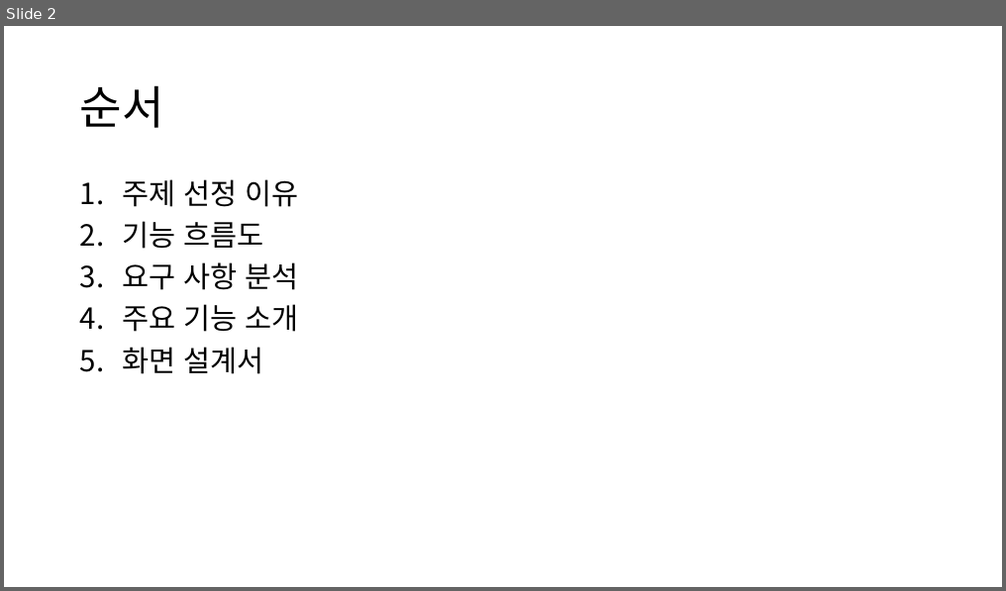
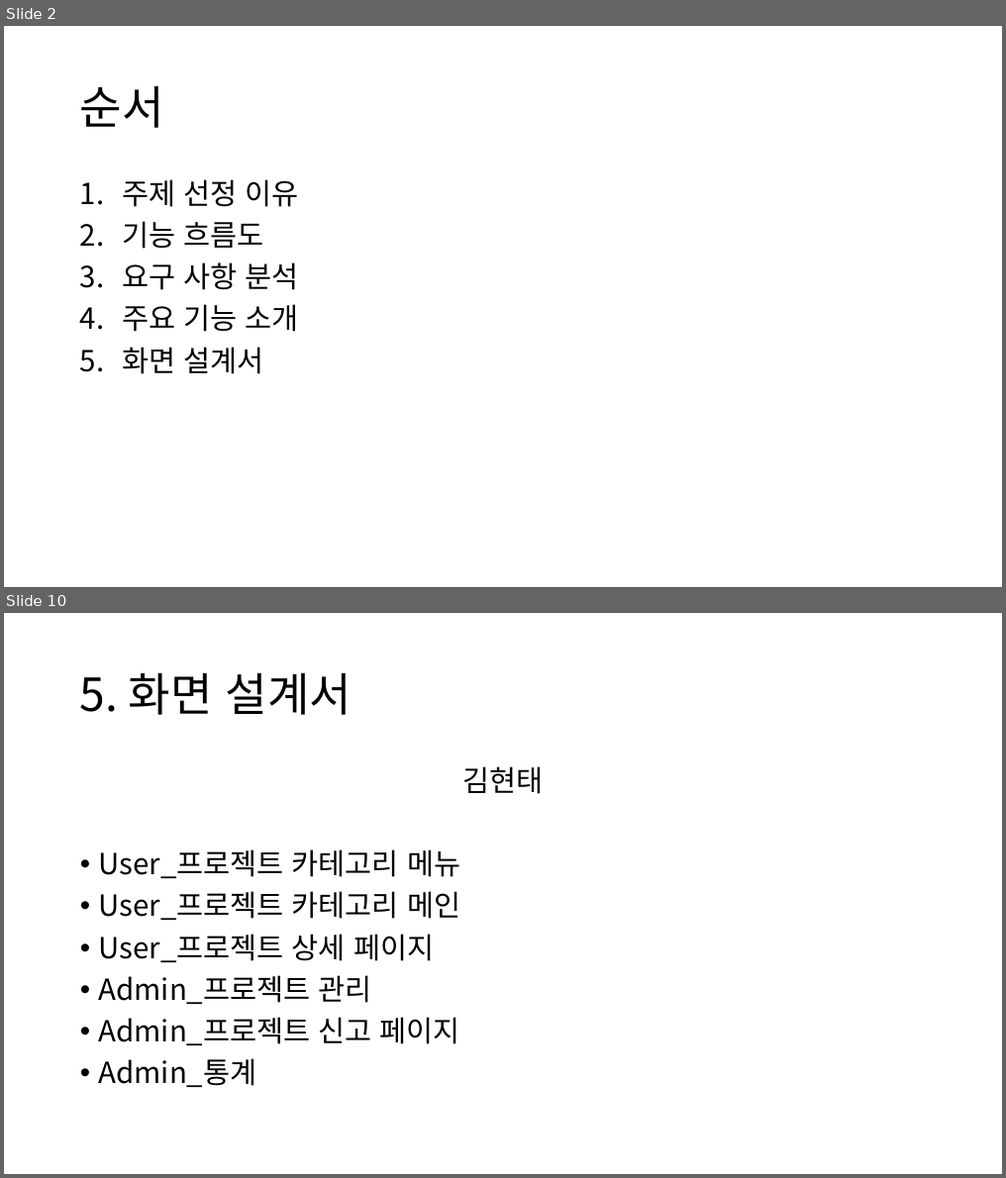
Before and after one commit to ezenteam2/EzenCrowdFunding, a slide deck: project03 - 발표1.pptx. Shown one above the other, each under a label of ours: slide 2 before the commit, slides 2 and 10 after it; the slides between them are not shown. The pictures are 1006x591 and 1006x1178 pixels, drawn with LibreOffice and Linux fonts; fonts in the diff are those of the drawing; background and template pictures are left out. Boxes give left, top, right and bottom in pixels: in the first picture for what was removed or moved away, otherwise in the second. Text is boxed around its words. In the diff, an @@ line names an element or a change of style, - is before the commit and + after.

```diff
--- a/project03 - 발표1.pptx
+++ b/project03 - 발표1.pptx
@@ slide 10 added at <box>4,613,1002,1174</box>, background picture (left out) @@
@@ title added at <box>80,672,351,715</box>, 44 pt, text #000000 @@
+5. 화면 설계서
@@ text added at <box>99,766,543,1087</box>, 28 pt, text #000000 @@
+김현태
+• User_프로젝트 카테고리 메뉴
+• User_프로젝트 카테고리 메인
+• User_프로젝트 상세 페이지
+• Admin_프로젝트 관리
+• Admin_프로젝트 신고 페이지
+• Admin_통계
```
Also in this commit, not shown: 4 slides changed, 126 other slides added, 1 slide removed.
